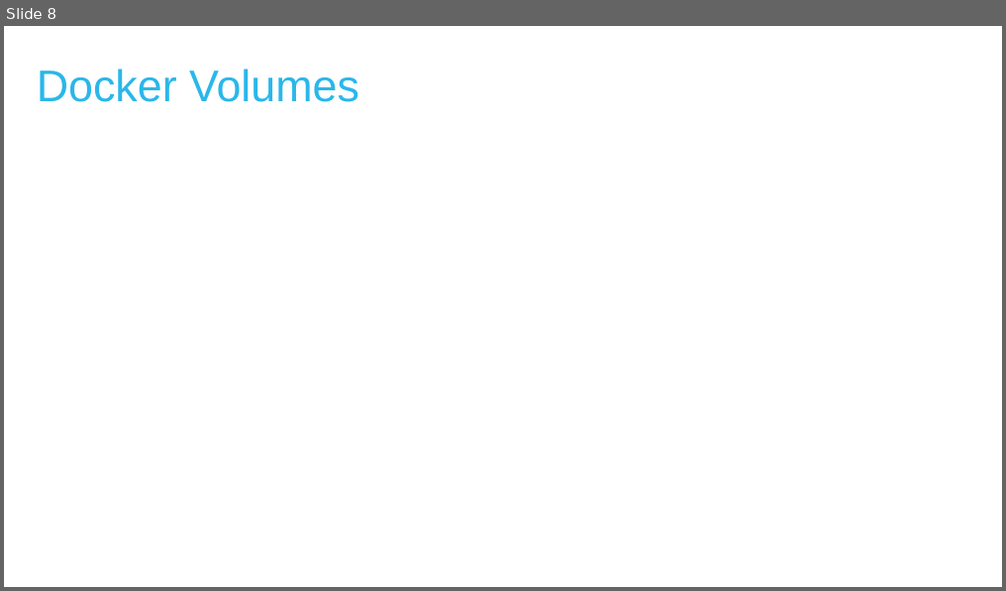
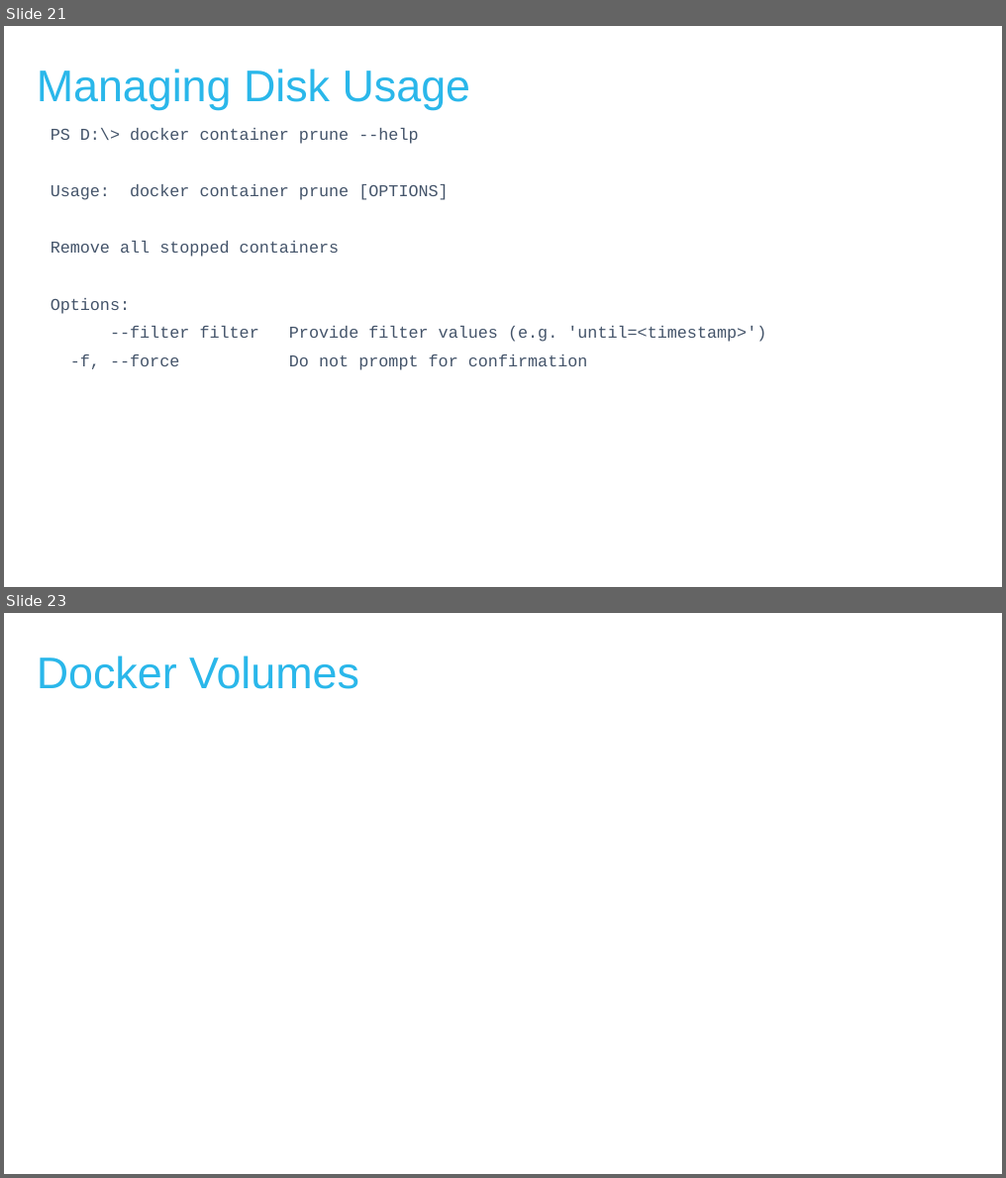
Before and after one commit to MichaelSimons/docker-toolbox, a slide deck: Docker Tips and Tricks.pptm. Shown one above the other, each under a label of ours: slide 8 before the commit, slides 21 and 23 after it; the slides between them are not shown. The pictures are 1006x591 and 1006x1178 pixels, drawn with LibreOffice and Linux fonts; fonts in the diff are those of the drawing; background and template pictures are left out. Boxes give left, top, right and bottom in pixels: in the first picture for what was removed or moved away, otherwise in the second. Text is boxed around its words. In the diff, an @@ line names an element or a change of style, - is before the commit and + after.

```diff
--- a/Docker Tips and Tricks.pptm
+++ b/Docker Tips and Tricks.pptm
@@ slide 21 added at <box>4,26,1002,587</box>, background #FFFFFF @@
@@ title added at <box>37,69,471,110</box>, 42.7 pt, text #2AB7EA @@
+Managing Disk Usage
@@ text added at <box>51,128,766,371</box>, 16 pt, text #44546A @@
+PS D:\> docker container prune --help
+Usage: docker container prune [OPTIONS]
+Remove all stopped containers
+Options:
+--filter filter Provide filter values (e.g. 'until=<timestamp>')
+-f, --force Do not prompt for confirmation
@@ what was slide 8 is now slide 23 @@
```
Also in this commit, not shown: 5 slides changed, 14 other slides added, 1 slide removed, 4 other files.
